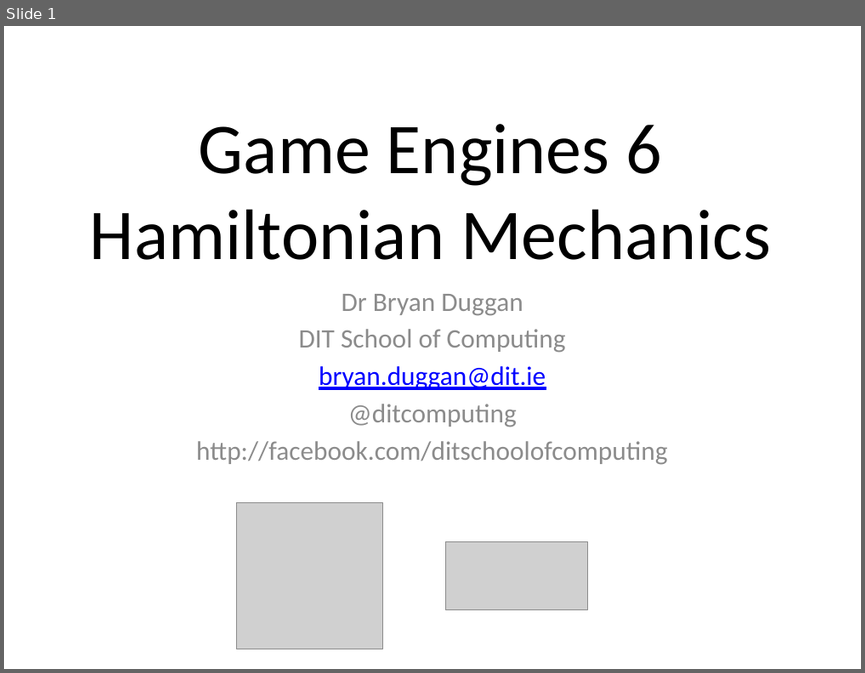
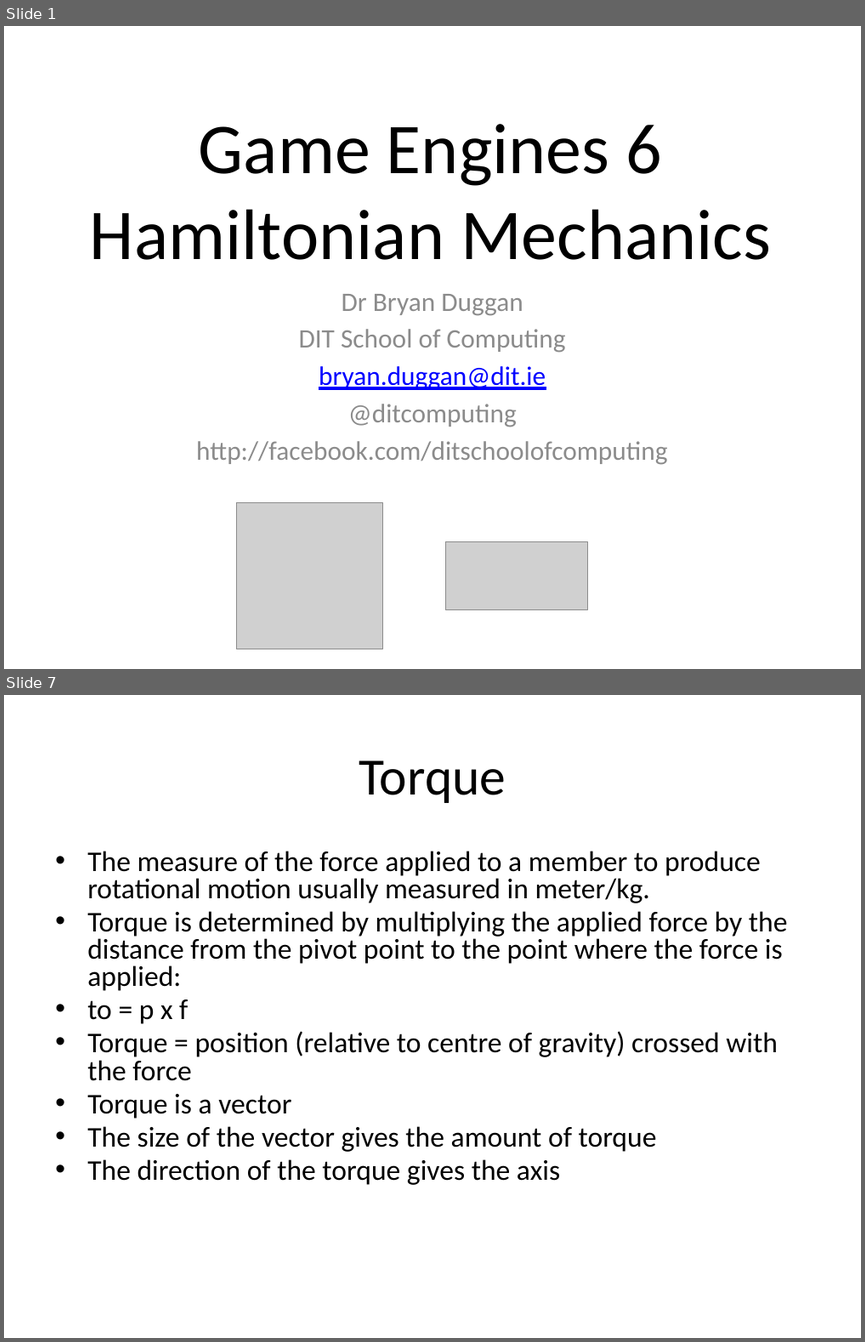
Before and after one commit to skooter500/BGE-V1, a slide deck: Lectures/Game Engines 7.pptx. Shown one above the other, each under a label of ours: slide 1 before the commit, slides 1 and 7 after it; the slides between them are not shown. The pictures are 865x673 and 865x1342 pixels, drawn with LibreOffice and Linux fonts; fonts in the diff are those of the drawing; grey boxes stand for pictures; background and template pictures are left out. Boxes give left, top, right and bottom in pixels: in the first picture for what was removed or moved away, otherwise in the second. Text is boxed around its words. In the diff, an @@ line names an element or a change of style, - is before the commit and + after.

```diff
--- a/Lectures/Game Engines 7.pptx
+++ b/Lectures/Game Engines 7.pptx
@@ slide 7 added at box(4, 695, 861, 1338), background #FFFFFF @@
@@ title added at box(358, 760, 506, 803), 44 pt, text #000000 @@
+Torque
@@ text added at box(87, 851, 788, 1185), 24 pt, text #000000 @@
+• The measure of the force applied to a member to produce rotational motion usually measured in meter/kg.
+• Torque is determined by multiplying the applied force by the distance from the pivot point to the point where the force is applied:
+• to = p x f
+• Torque = position (relative to centre of gravity) crossed with the force
+• Torque is a vector
+• The size of the vector gives the amount of torque
+• The direction of the torque gives the axis
```
Also in this commit, not shown: 18 other slides added, 1 other file.
